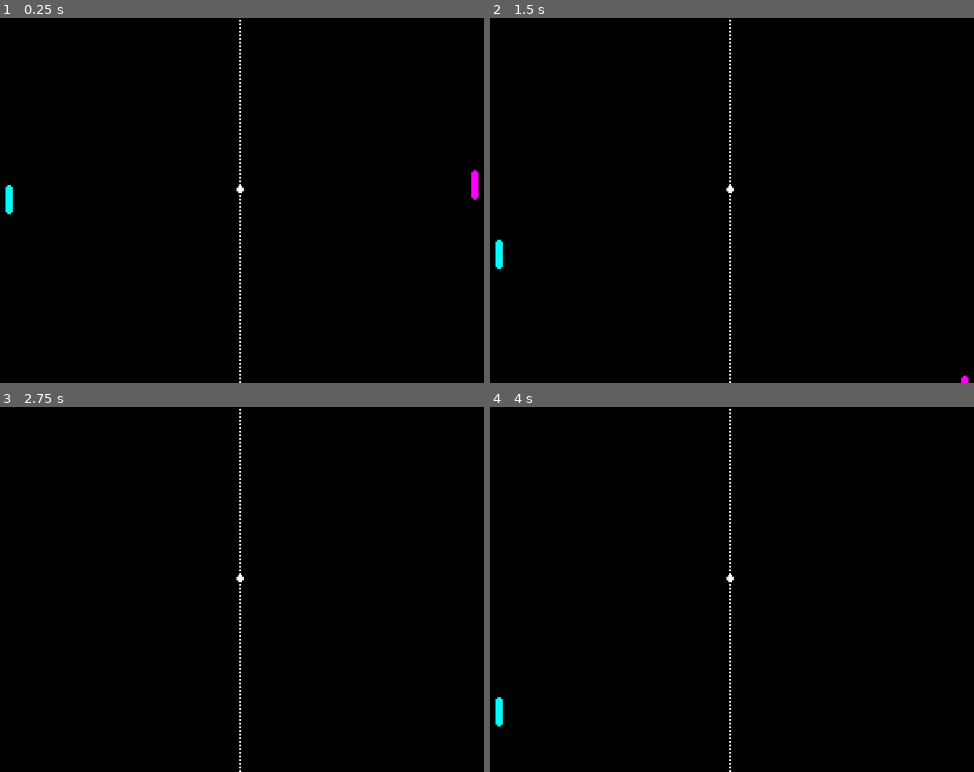
Above: before the commit, frames 1-4 (two rows, left to right).
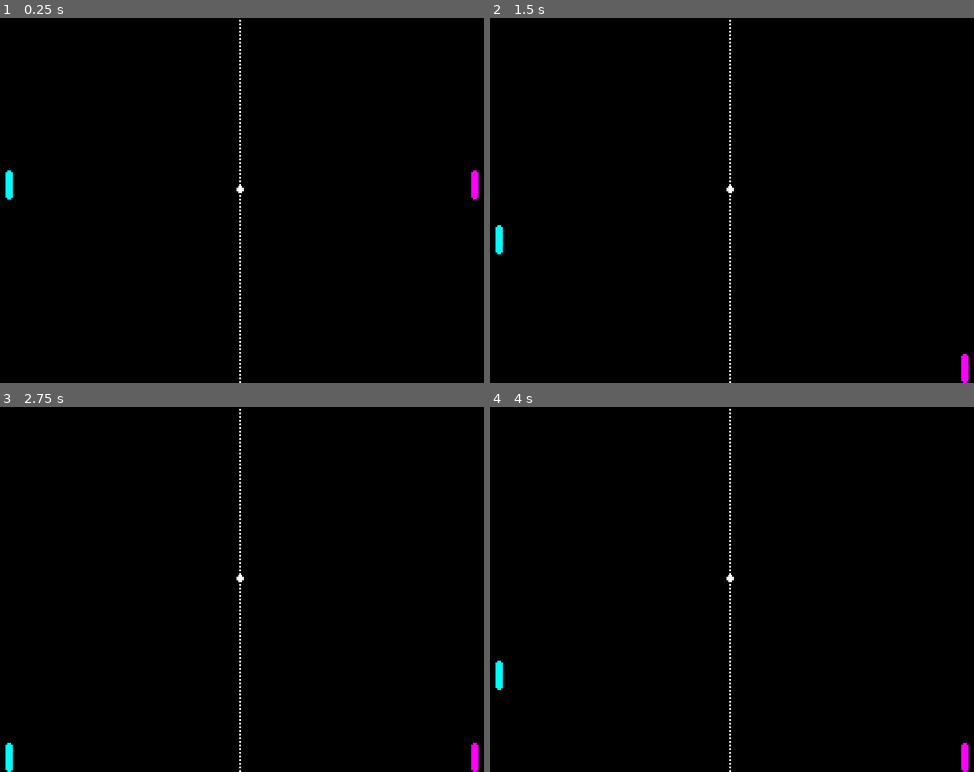
Above: after the commit, the same moments.

Repository: yuri-mascarenhas/pong
Game: Godot game, scene res://scenes/pong.tscn
Two runs of this game, one before a commit and one after it. Both use one fixed random seed, a clock stepped at 60 frames per second and the inputs below.
Inputs:
- Up to frame 1 (0.25 s): no input
- Up to frame 2 (1.5 s): tap Enter at 0.5 s; hold Down (right_move_down) 0.53-1.28 s; hold S (left_move_down) from 1.28 s (still down)
- Up to frame 3 (2.75 s): tap Space at 2 s; release S (left_move_down) at 2.03 s; hold Down (right_move_down) from 2.03 s (still down)
- Up to frame 4 (4 s): tap Enter at 2.75 s; release Down (right_move_down) at 2.78 s; hold W (left_move_up) 2.78-3.53 s; tap Space at 3.5 s; hold S (left_move_down) from 3.53 s (still down)

The runs differ from the first frame. In frame 1, 0.1% of the frame differs, in the area x 1-3%, y 41-54%; in frame 2, 0.2%; in frame 3, 0.2%; in frame 4, 0.3%, in the area x 1-99%, y 69-100%.

Commit message:
[Fix] both players movement and anchors alignment

Diff:
--- a/scenes/pong.tscn
+++ b/scenes/pong.tscn
@@ -10,6 +10,8 @@
 [sub_resource type="GDScript" id="GDScript_1mu1e"]
 
 [sub_resource type="CapsuleShape2D" id="CapsuleShape2D_ydsyr"]
+radius = 4.0
+height = 32.0
 
 [sub_resource type="CapsuleShape2D" id="CapsuleShape2D_11o1m"]
 radius = 4.0
@@ -19,24 +21,23 @@
 script = SubResource("GDScript_1mu1e")
 
 [node name="player_right" type="CharacterBody2D" parent="."]
+position = Vector2(577, 183)
 script = ExtResource("1_p2ynp")
 
 [node name="player_right_sprite" type="Sprite2D" parent="player_right"]
 texture = ExtResource("2_jhxa3")
-offset = Vector2(577, 183)
 
 [node name="CollisionShape2D" type="CollisionShape2D" parent="player_right"]
 shape = SubResource("CapsuleShape2D_ydsyr")
 
 [node name="player_left" type="CharacterBody2D" parent="."]
+position = Vector2(67, 183)
 script = ExtResource("3_a7q4u")
 
 [node name="player_left_sprite" type="Sprite2D" parent="player_left"]
 texture = ExtResource("1_qjpwd")
-offset = Vector2(67, 183)
 
 [node name="CollisionShape2D" type="CollisionShape2D" parent="player_left"]
-position = Vector2(67, 183)
 shape = SubResource("CapsuleShape2D_11o1m")
 
 [node name="separator" type="Sprite2D" parent="."]
--- a/scripts/player_right.gd
+++ b/scripts/player_right.gd
@@ -1,9 +1,21 @@
 extends CharacterBody2D
 
 
-const SPEED = 300.0
+@export var speed = 300.0
 const JUMP_VELOCITY = -400.0
 
+var min_y = 0
+var max_y = 0
+
+# Reference to node
+@onready var sprite = $player_right_sprite
+
+func _ready():
+	# Check if sprite node is valid
+	if sprite and sprite.texture:
+		var sprite_height = sprite.texture.get_size().y
+		min_y = sprite_height / 2
+		max_y = get_viewport().size.y - sprite_height / 2
 
 func _physics_process(delta: float) -> void:
 	var input_vector = Vector2.ZERO
@@ -17,7 +29,8 @@
 	# Normalize vector
 	input_vector = input_vector.normalized()
 
-	# Move paddle
-	position += input_vector * SPEED * delta
-
+	# Move and limit paddle
+	var new_position = position + input_vector * speed * delta
+	new_position.y = clamp(new_position.y, min_y, max_y)
+	position = new_position
 	move_and_slide()
